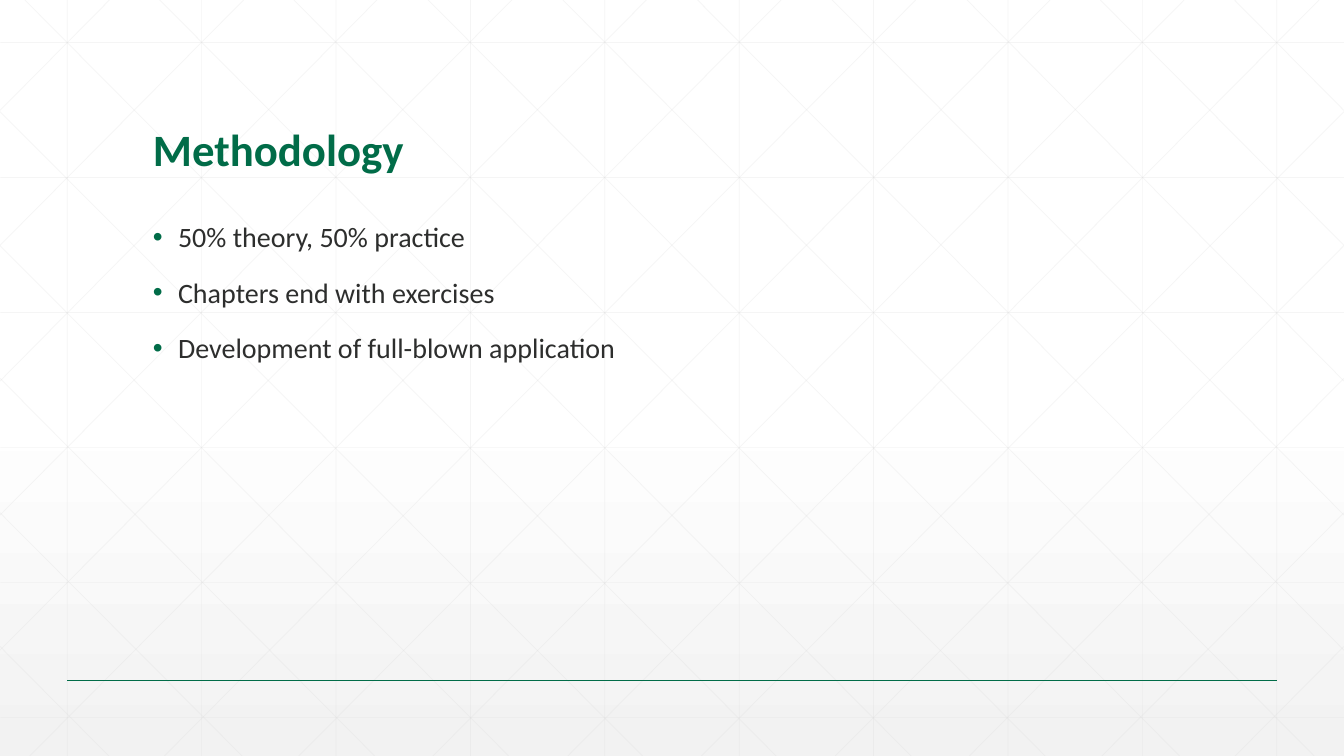
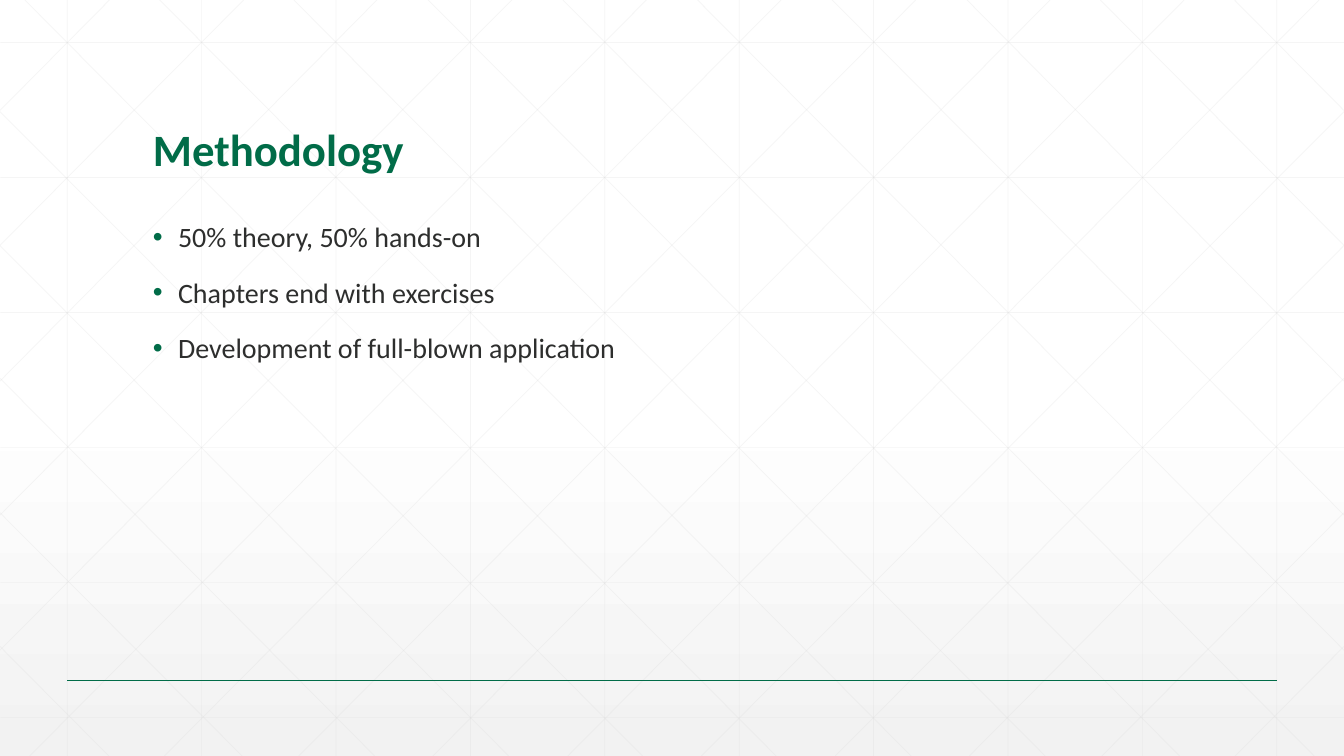
Before and after one commit to SrinS/svs-talent, a slide deck: slide 4 of 00. Introduction/00. Course introduction.pptx. Drawn at 1344x756 pixels with LibreOffice and Linux fonts; fonts in the diff are those of the drawing; background and template pictures are left out. Boxes give left, top, right and bottom in pixels: in the first picture for what was removed or moved away, otherwise in the second. Text is boxed around its words. In the diff, an @@ line names an element or a change of style, - is before the commit and + after.

Commit message:
Minor changes in wording.

```diff
--- a/00. Introduction/00. Course introduction.pptx
+++ b/00. Introduction/00. Course introduction.pptx
@@ text at bbox=[178, 227, 481, 252]: text changed @@
-• 50% theory, 50% practice
+• 50% theory, 50% hands-on
```
Also in this commit, not shown: 2 other slides changed.
